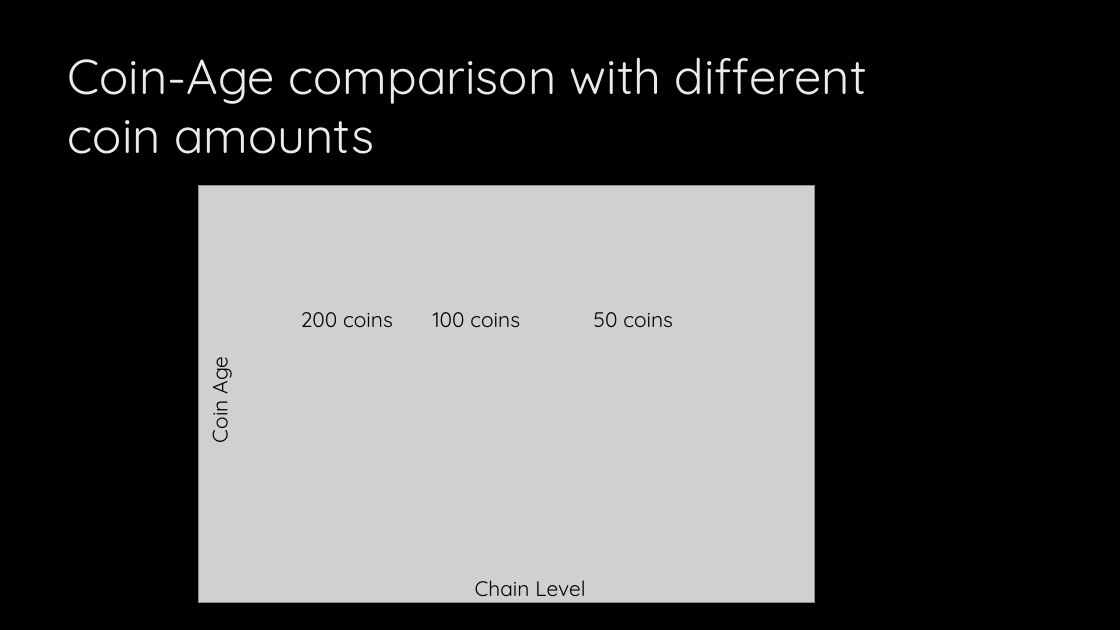
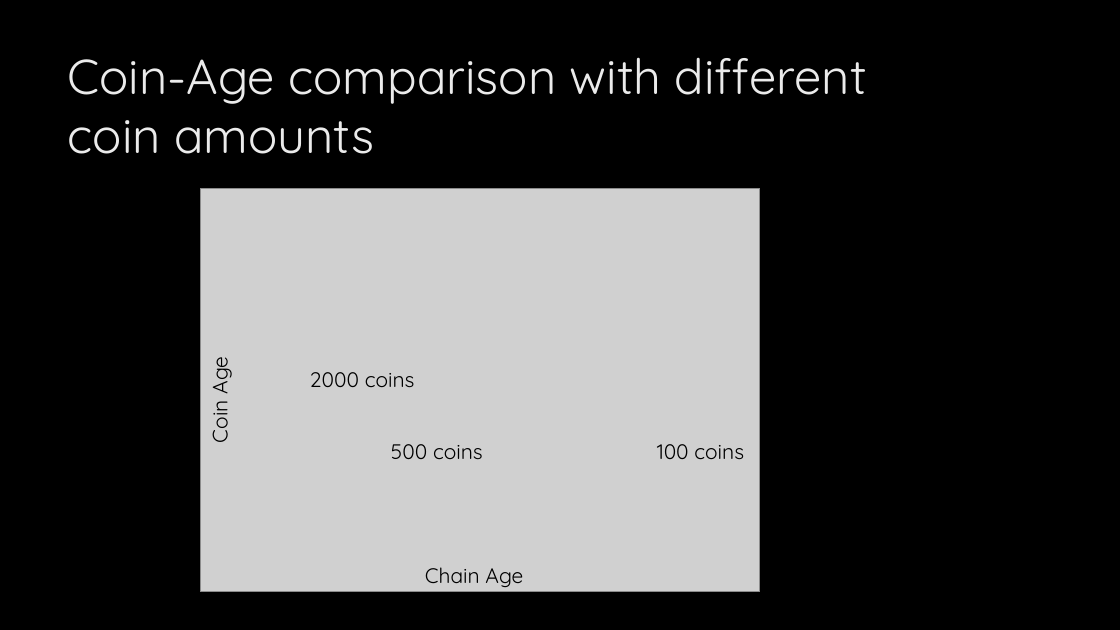
Before and after one commit to toep/FairCoin, a slide deck: slide 5 of Presentation.pptx. Drawn at 1120x630 pixels with LibreOffice and Linux fonts; fonts in the diff are those of the drawing; grey boxes stand for pictures; background and template pictures are left out. Boxes give left, top, right and bottom in pixels: in the first picture for what was removed or moved away, otherwise in the second. Text is boxed around its words. In the diff, an @@ line names an element or a change of style, - is before the commit and + after.

```diff
--- a/Presentation.pptx
+++ b/Presentation.pptx
@@ picture: place and size @@
-picture at box(198, 185, 814, 602)
+picture at box(201, 188, 760, 592)
@@ text at box(310, 372, 415, 387): text changed @@
-200 coins
+2000 coins
@@ text at box(391, 444, 483, 459): text changed @@
-100 coins
+500 coins
@@ text at box(657, 444, 744, 459): text changed @@
-50 coins
+100 coins
@@ text at box(425, 567, 523, 587): text changed @@
-Chain Level
+Chain Age
```
Also in this commit, not shown: 3 other slides changed, 1 slide removed.
